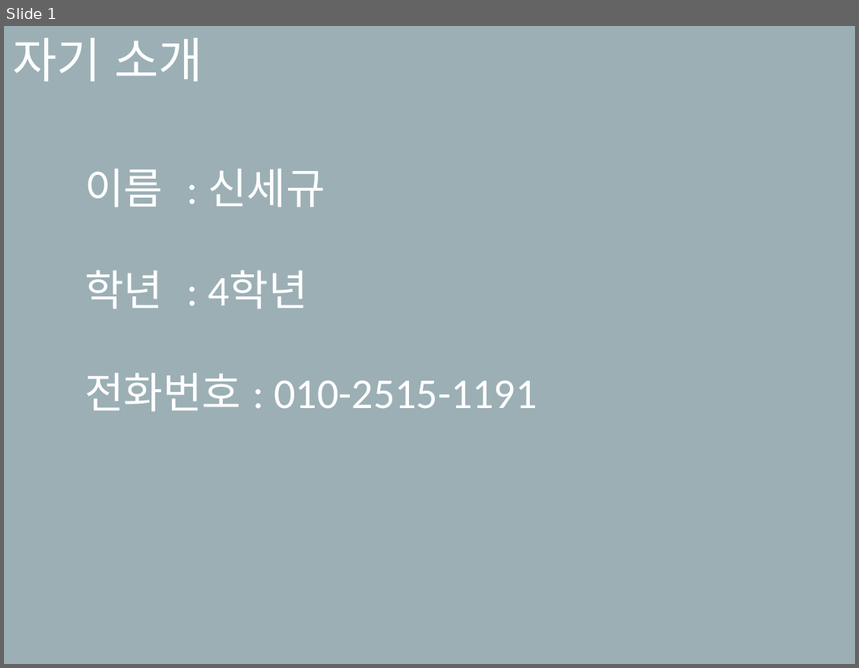
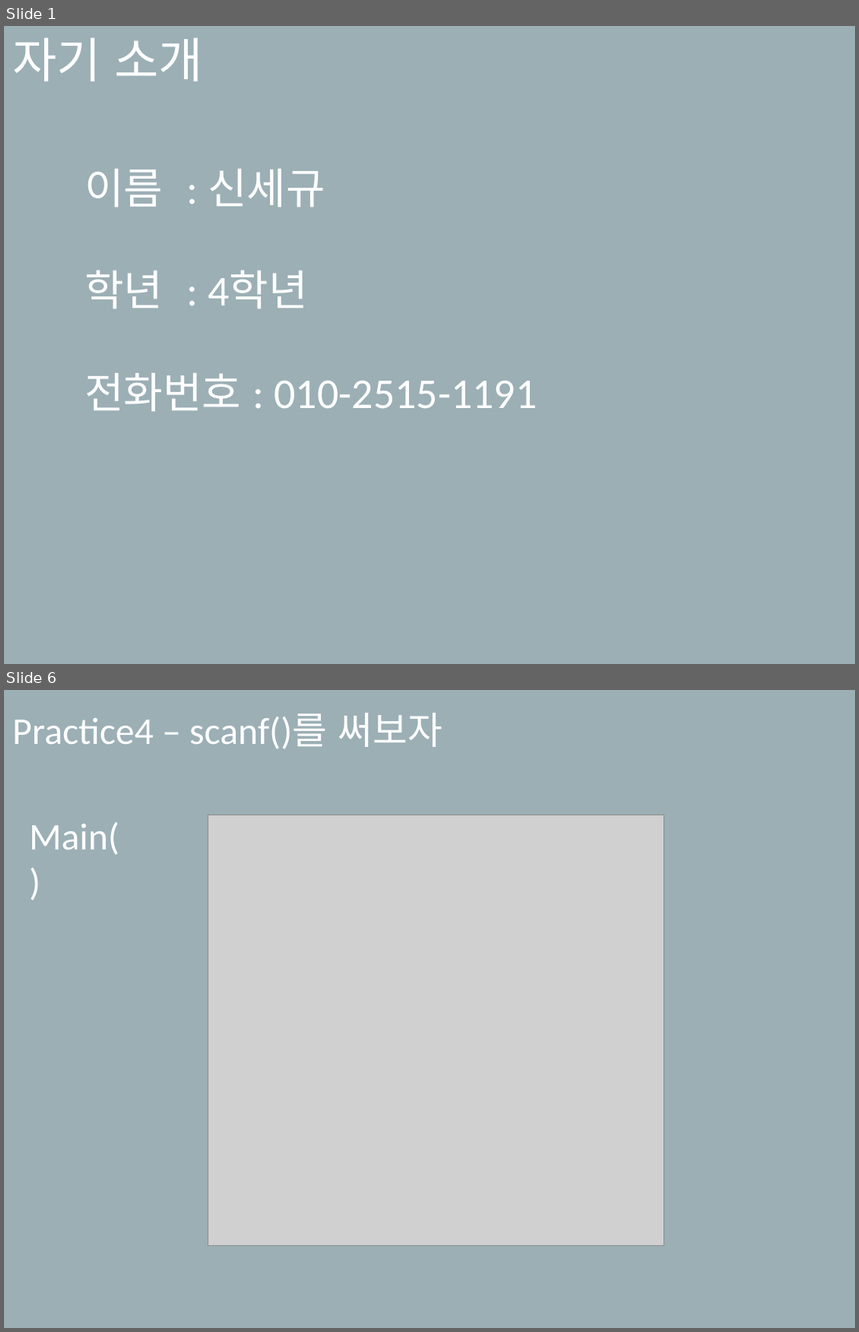
Before and after one commit to SekyuShin/Mentoring, a slide deck: 2019_Mentoring/2_weeks/멘토링_2주차.pptx. Shown one above the other, each under a label of ours: slide 1 before the commit, slides 1 and 6 after it; the slides between them are not shown. The pictures are 859x668 and 859x1332 pixels, drawn with LibreOffice and Linux fonts; fonts in the diff are those of the drawing; grey boxes stand for pictures. Boxes give left, top, right and bottom in pixels: in the first picture for what was removed or moved away, otherwise in the second. Text is boxed around its words. In the diff, an @@ line names an element or a change of style, - is before the commit and + after.

```diff
--- a/2019_Mentoring/2_weeks/멘토링_2주차.pptx
+++ b/2019_Mentoring/2_weeks/멘토링_2주차.pptx
@@ slide 6 added at [4, 690, 855, 1328], background #9BAFB5 @@
@@ subtitle added at [12, 713, 443, 749], 32 pt, text #FFFFFF @@
+Practice4 – scanf()를 써보자
@@ text added at [29, 822, 120, 855], 32 pt, text #FFFFFF @@
+Main()
@@ picture added at [208, 815, 664, 1246] @@
```
Also in this commit, not shown: 4 slides changed, 9 other slides added, 3 slides removed, 12 other files.
